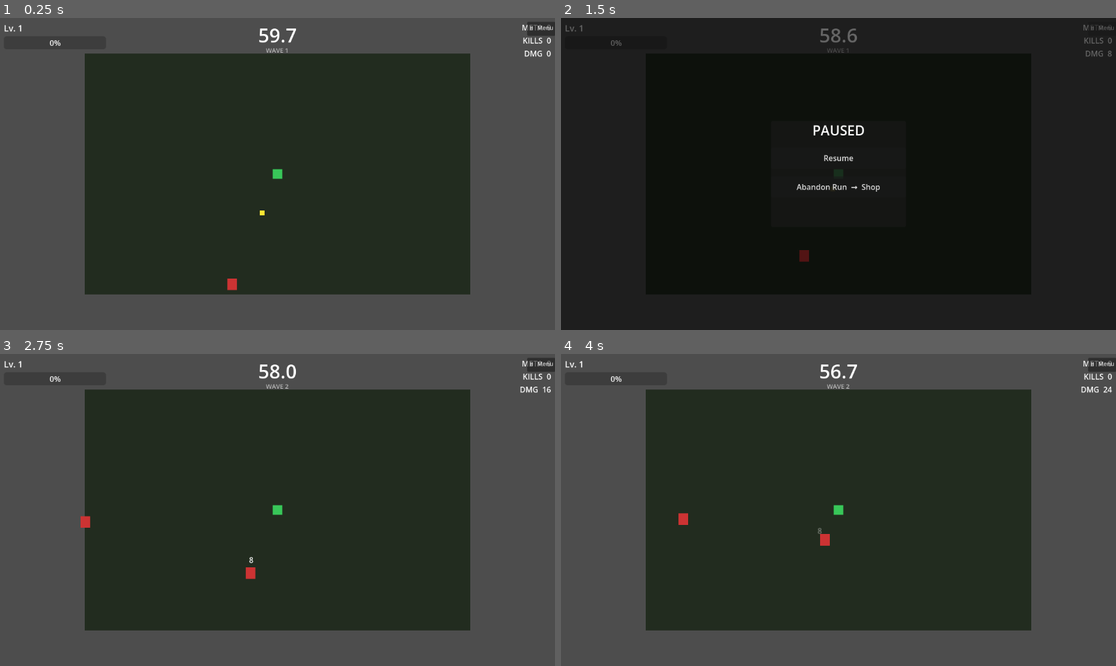
Above: before the commit, frames 1-4 (two rows, left to right).
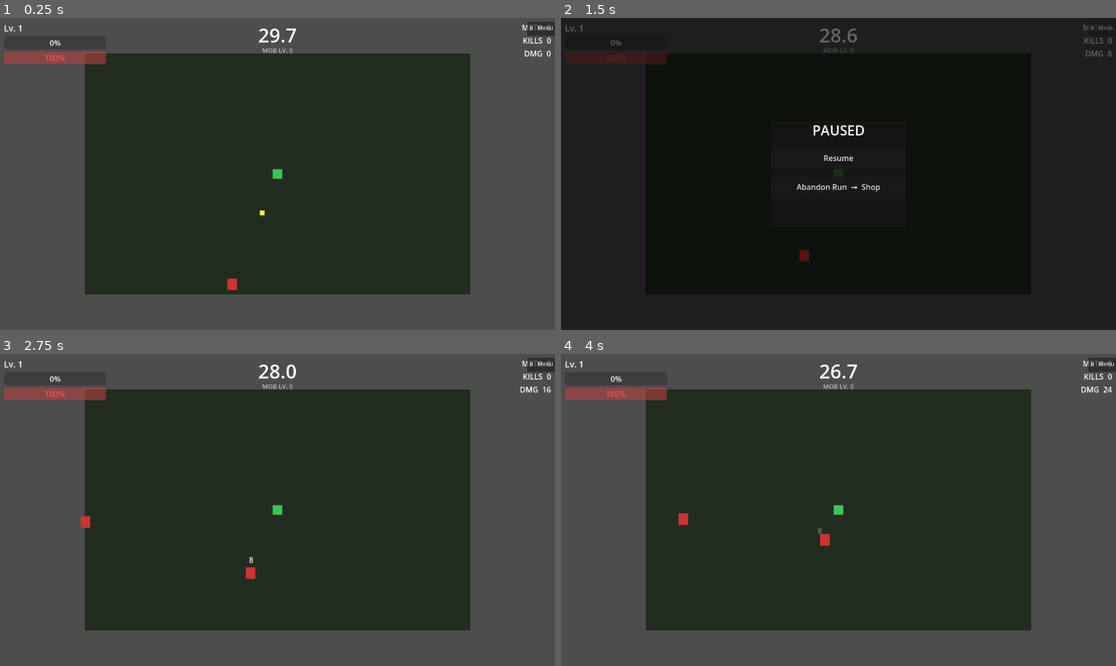
Above: after the commit, the same moments.

Repository: moorknet/incremental
Game: Godot game, scene res://scenes/main.tscn
The game is run twice, just before and just after one commit, with the same random seed, the same clock (stepped at 60 frames per second) and the same inputs.
Inputs:
- Up to frame 1 (0.25 s): no input
- Up to frame 2 (1.5 s): click "⏸ Menu" at 1.25 s
- Up to frame 3 (2.75 s): click "Resume" at 2 s
- Up to frame 4 (4 s): no input

The runs differ from the first frame. In frame 1, 0.9% of the frame differs, in the area x 0-53%, y 3-15%; in frame 2, 0.8%; in frame 3, 0.9%; in frame 4, 0.9%.

Commit message:
Milestone 8: player HP + mob escalation timer
Enemies now deal contact damage (DPS when within 30px of player). The
run ends when player HP hits 0, not when the timer runs out. The timer
instead triggers mob escalations every 30s: mob_level increments, all
live enemies get +20 HP and +1.5 contact damage, and new spawns scale
harder (50% more HP, 10% more speed, +2 DPS per mob level).

HUD shows MOB LV. N in place of the spawn wave counter and adds a red
HP bar below the XP bar. Veteran Endurance and Overtime text updated.

Co-Authored-By: Claude Sonnet 4.6 <noreply@anthropic.com>

Diff:
--- a/scenes/hud.tscn
+++ b/scenes/hud.tscn
@@ -17,18 +17,18 @@
 offset_right = 80.0
 offset_top = 8.0
 offset_bottom = 56.0
-text = "60.0"
+text = "30.0"
 horizontal_alignment = 1
 theme_override_font_sizes/font_size = 40
 
 [node name="WaveLabel" type="Label" parent="Control"]
 anchor_left = 0.5
 anchor_right = 0.5
-offset_left = -50.0
-offset_right = 50.0
+offset_left = -60.0
+offset_right = 60.0
 offset_top = 58.0
 offset_bottom = 74.0
-text = "WAVE 0"
+text = "MOB LV. 0"
 horizontal_alignment = 1
 theme_override_font_sizes/font_size = 13
 modulate = Color(0.72, 0.72, 0.72, 1.0)
@@ -37,7 +37,7 @@
 offset_left = 8.0
 offset_top = 8.0
 offset_right = 220.0
-offset_bottom = 96.0
+offset_bottom = 116.0
 
 [node name="LevelLabel" type="Label" parent="Control/LeftStats"]
 text = "Lv. 1"
@@ -47,6 +47,12 @@
 custom_minimum_size = Vector2(200.0, 18.0)
 max_value = 10.0
 value = 0.0
+
+[node name="HPBar" type="ProgressBar" parent="Control/LeftStats"]
+custom_minimum_size = Vector2(200.0, 14.0)
+max_value = 100.0
+value = 100.0
+modulate = Color(1.0, 0.35, 0.35, 1.0)
 
 [node name="RightStats" type="VBoxContainer" parent="Control"]
 anchor_left = 1.0
--- a/scripts/enemy.gd
+++ b/scripts/enemy.gd
@@ -9,6 +9,7 @@
 var _base_move_speed: float = 60.0
 var xp_value: int = 5
 var meta_value: int = 1
+var contact_damage: float = 5.0
 var _target_pos: Vector2
 
 # Elemental state
@@ -32,7 +33,7 @@
 func init(target_position: Vector2) -> void:
 	_target_pos = target_position
 
-func _physics_process(_delta: float) -> void:
+func _physics_process(delta: float) -> void:
 	if not GameManager.run_active:
 		return
 	if is_frozen:
@@ -41,6 +42,8 @@
 		var dir := (_target_pos - global_position).normalized()
 		velocity = dir * move_speed
 	move_and_slide()
+	if global_position.distance_to(_target_pos) < 30.0:
+		GameManager.damage_player(contact_damage * delta)
 
 func _process(delta: float) -> void:
 	if not GameManager.run_active or hp <= 0.0:
--- a/scripts/enemy_spawner.gd
+++ b/scripts/enemy_spawner.gd
@@ -29,20 +29,23 @@
 	GameManager.wave_changed.emit(_wave)
 
 	var count := 1 + int(_wave / 3)
-	var hp_scale := 1.0 + (_wave - 1) * 0.15
-	var speed_scale := 1.0 + (_wave - 1) * 0.025
-	var xp_bonus := int((_wave - 1) * 0.4)      # +0.4 XP per wave
-	var meta_bonus := int((_wave - 1) * 0.15)   # +0.15 meta per wave
+	var mob_lvl: int = GameManager.mob_level
+	var hp_scale := (1.0 + (_wave - 1) * 0.15) * (1.0 + mob_lvl * 0.5)
+	var speed_scale := (1.0 + (_wave - 1) * 0.025) * (1.0 + mob_lvl * 0.05)
+	var contact_dmg := 5.0 + (_wave - 1) * 0.3 + mob_lvl * 2.0
+	var xp_bonus := int((_wave - 1) * 0.4)
+	var meta_bonus := int((_wave - 1) * 0.15)
 
 	for i in count:
-		_spawn_one(hp_scale, speed_scale, xp_bonus, meta_bonus)
+		_spawn_one(hp_scale, speed_scale, contact_dmg, xp_bonus, meta_bonus)
 
-func _spawn_one(hp_scale: float, speed_scale: float, xp_bonus: int, meta_bonus: int) -> void:
+func _spawn_one(hp_scale: float, speed_scale: float, contact_dmg: float, xp_bonus: int, meta_bonus: int) -> void:
 	var e: Enemy = ENEMY_SCENE.instantiate()
 	_enemies_node.add_child(e)
 	e.hp *= hp_scale
 	e.move_speed *= speed_scale
 	e._base_move_speed = e.move_speed
+	e.contact_damage = contact_dmg
 	e.xp_value += xp_bonus
 	e.meta_value = max(1, e.meta_value + meta_bonus)
 	e.global_position = _random_edge_position()
--- a/scripts/game_manager.gd
+++ b/scripts/game_manager.gd
@@ -4,8 +4,14 @@
 var rng_seed: int = 0
 
 var run_timer: float = 0.0
-var base_timer: float = 60.0
+var base_timer: float = 30.0   # seconds between mob escalations
 var run_active: bool = false
+
+var player_hp: float = 100.0
+var player_max_hp: float = 100.0
+
+var mob_level: int = 0
+var wave: int = 0
 
 var xp: int = 0
 var level: int = 1
@@ -19,16 +25,17 @@
 var damage_numbers_node: Node = null
 var enemies_node: Node = null
 var projectiles_node: Node = null
-var wave: int = 0
 
 signal level_up(new_level: int)
 signal run_ended
 signal xp_changed(current: int, needed: int)
 signal timer_changed(seconds_left: float)
 signal wave_changed(w: int)
+signal mob_level_changed(lvl: int)
 signal meta_changed(total: int)
 signal damage_updated(total: float)
 signal kill_registered(total: int)
+signal player_hp_changed(current: float, maximum: float)
 signal modifier_added
 
 func _ready() -> void:
@@ -42,10 +49,12 @@
 	xp = 0
 	level = 1
 	wave = 0
+	mob_level = 0
 	meta_pending = 0
 	damage_dealt = 0.0
 	kills = 0
 	elapsed_time = 0.0
+	player_hp = player_max_hp
 	run_timer = base_timer + MetaSave.bonus_timer
 	run_active = true
 	set_process(true)
@@ -57,7 +66,18 @@
 	run_timer -= delta
 	timer_changed.emit(run_timer)
 	if run_timer <= 0.0:
-		end_run()
+		_escalate()
+
+func _escalate() -> void:
+	mob_level += 1
+	run_timer = base_timer + MetaSave.bonus_timer
+	mob_level_changed.emit(mob_level)
+	# Boost all live enemies — they "level up" with the wave
+	if enemies_node:
+		for e in enemies_node.get_children():
+			if e.is_in_group("enemies"):
+				e.set("hp", e.get("hp") + 20.0)
+				e.set("contact_damage", e.get("contact_damage") + 1.5)
 
 func end_run() -> void:
 	run_active = false
@@ -65,6 +85,14 @@
 	meta_earned_last_run = meta_pending
 	MetaSave.bank_meta(meta_pending)
 	run_ended.emit()
+
+func damage_player(amount: float) -> void:
+	if not run_active:
+		return
+	player_hp = maxf(0.0, player_hp - amount)
+	player_hp_changed.emit(player_hp, player_max_hp)
+	if player_hp <= 0.0:
+		end_run()
 
 func add_xp(amount: int) -> void:
 	xp += amount
--- a/scripts/hud.gd
+++ b/scripts/hud.gd
@@ -4,6 +4,7 @@
 @onready var wave_label: Label = $Control/WaveLabel
 @onready var level_label: Label = $Control/LeftStats/LevelLabel
 @onready var xp_bar: ProgressBar = $Control/LeftStats/XPBar
+@onready var hp_bar: ProgressBar = $Control/LeftStats/HPBar
 @onready var meta_label: Label = $Control/RightStats/MetaLabel
 @onready var kills_label: Label = $Control/RightStats/KillsLabel
 @onready var damage_label: Label = $Control/RightStats/DamageLabel
@@ -15,7 +16,8 @@
 func _ready() -> void:
 	pause_button.pressed.connect(func(): pause_requested.emit())
 	GameManager.timer_changed.connect(_on_timer_changed)
-	GameManager.wave_changed.connect(_on_wave_changed)
+	GameManager.mob_level_changed.connect(_on_mob_level_changed)
+	GameManager.player_hp_changed.connect(_on_player_hp_changed)
 	GameManager.xp_changed.connect(_on_xp_changed)
 	GameManager.level_up.connect(_on_level_up)
 	GameManager.meta_changed.connect(_on_meta_changed)
@@ -23,18 +25,22 @@
 	GameManager.damage_updated.connect(_on_damage_updated)
 	GameManager.modifier_added.connect(_refresh_mod_list)
 
-func _on_wave_changed(w: int) -> void:
-	wave_label.text = "WAVE %d" % w
+func _on_mob_level_changed(lvl: int) -> void:
+	wave_label.text = "MOB LV. %d" % lvl
 
 func _on_timer_changed(seconds: float) -> void:
 	var s := maxf(seconds, 0.0)
 	timer_label.text = "%d.%d" % [int(s), int(fmod(s, 1.0) * 10)]
-	if s < 10.0:
+	if s < 8.0:
 		timer_label.modulate = Color(1.0, 0.2, 0.2)
-	elif s < 20.0:
+	elif s < 15.0:
 		timer_label.modulate = Color(1.0, 0.8, 0.1)
 	else:
 		timer_label.modulate = Color.WHITE
+
+func _on_player_hp_changed(current: float, maximum: float) -> void:
+	hp_bar.max_value = maximum
+	hp_bar.value = current
 
 func _on_xp_changed(current: int, needed: int) -> void:
 	xp_bar.max_value = needed
--- a/scripts/meta_shop.gd
+++ b/scripts/meta_shop.gd
@@ -111,7 +111,7 @@
 	return [
 		{ "name": "Sharpened Steel",    "level_prop": "damage_level",   "effect": func(l): return "+%d base damage" % (l * 2) …(181 unchanged characters)…
 		{ "name": "Swift Strikes",       "level_prop": "speed_level",    "effect": func(l): return "-%.2fs base cooldown" % ( …(185 unchanged characters)…
-		{ "name": "Veteran Endurance",   "level_prop": "timer_level",    "effect": func(l): return "+%ds base timer" % (l * 10) if l > 0 else "",           …(155 unchanged characters)…
+		{ "name": "Veteran Endurance",   "level_prop": "timer_level",    "effect": func(l): return "+%ds between escalations" % (l * 10) if l > 0 else "",           …(155 unchanged characters)…
 		{ "name": "Fortune's Eye (Luck)","level_prop": "luck_level",     "effect": func(l): return "Luck %d — better roll qua …(185 unchanged characters)…
 		{ "name": "Broader Choices",     "level_prop": "extra_cards",    "effect": func(l): return "%d cards offered on level …(185 unchanged characters)…
 		{ "name": "Head Start",          "level_prop": "starting_modifier","effect": func(l): return "Start with 1 random mod …(201 unchanged characters)…
--- a/scripts/modifier_registry.gd
+++ b/scripts/modifier_registry.gd
@@ -13,7 +13,7 @@
 	pool.append(_make(&"bounce",   "Bounce",   "Ricochet.\nProjectile bounces to next enemy.", 2, 1.0,  1.0,  {"bounce": 1.0},                     [&"count"]))
 	pool.append(_make_chain())
 	pool.append(_make(&"greed",    "Greed",    "More spoils.\n+1 meta per kill",          1, 0.0,  0.0,  {},                                  [&"economy"], 1, 0.0))
-	pool.append(_make(&"overtime", "Overtime", "Kills fuel the clock.\n+{v}s per kill",   2, 2.0,  5.0,  {},                                  [&"economy", &"timer"], 0, -1.0))
+	pool.append(_make(&"overtime", "Overtime", "Kills delay escalation.\n+{v}s per kill",  2, 2.0,  5.0,  {},                                  [&"economy", &"timer"], 0, -1.0))
 	pool.append(_make_frenzy())
 
 	# --- Poison ---
